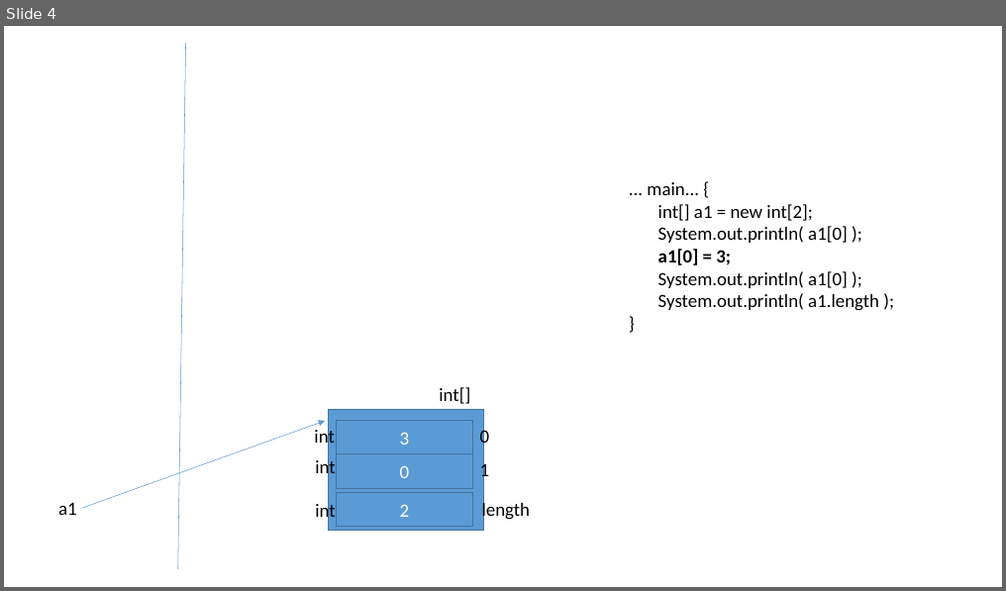
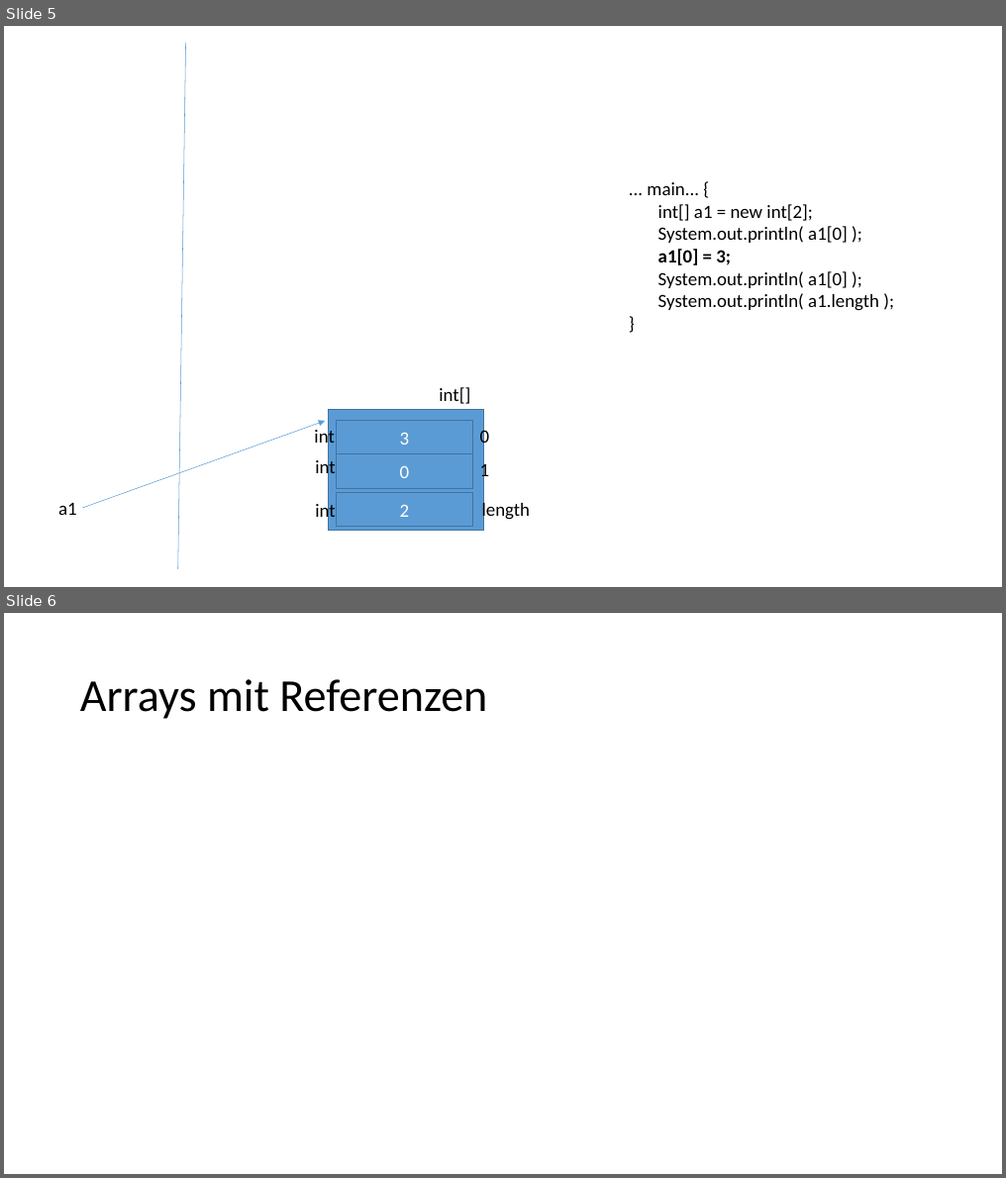
Before and after one commit to ccjavadozent/oca_162982, a slide deck: Diagramme/Arrays.pptx. Shown one above the other, each under a label of ours: slide 4 before the commit, slides 5 and 6 after it. The pictures are 1006x591 and 1006x1178 pixels, drawn with LibreOffice and Linux fonts; fonts in the diff are those of the drawing. Boxes give left, top, right and bottom in pixels: in the first picture for what was removed or moved away, otherwise in the second. Text is boxed around its words. In the diff, an @@ line names an element or a change of style, - is before the commit and + after.

```diff
--- a/Diagramme/Arrays.pptx
+++ b/Diagramme/Arrays.pptx
@@ slide 6 added at <box>4,613,1002,1174</box>, background #FFFFFF @@
@@ title added at <box>80,679,487,719</box>, 44 pt, text #000000 @@
+Arrays mit Referenzen
@@ what was slide 4 is now slide 5 @@
```
Also in this commit, not shown: 2 other slides added, 6 other files.
